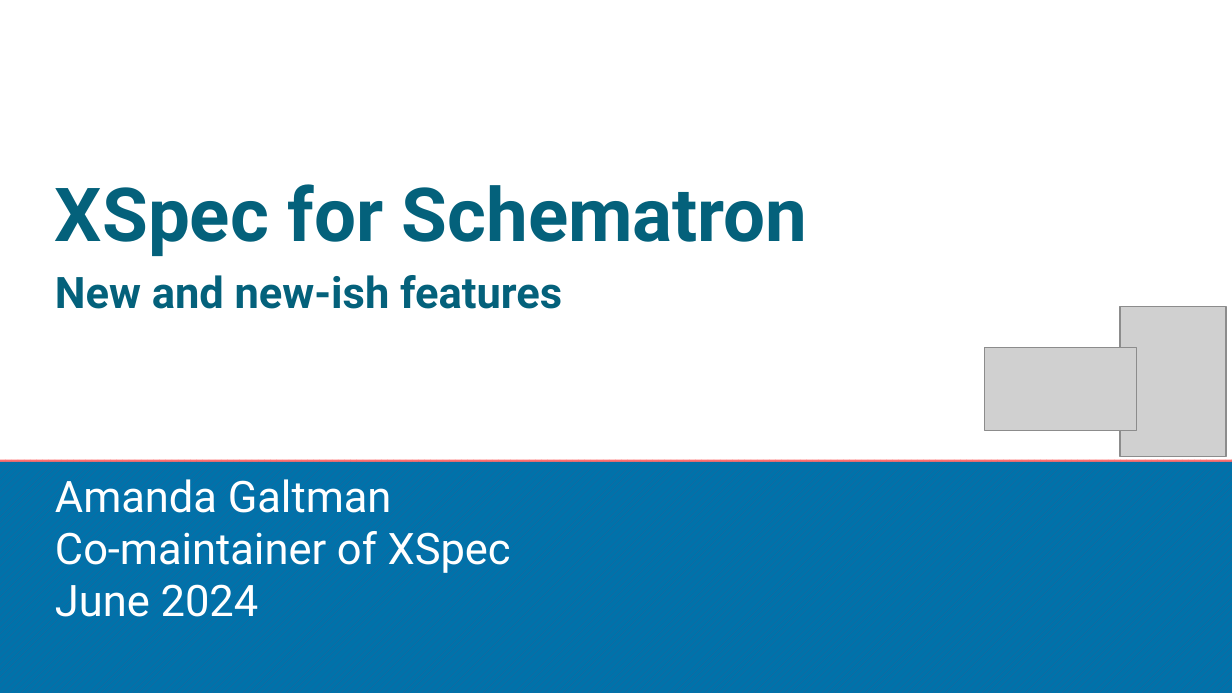
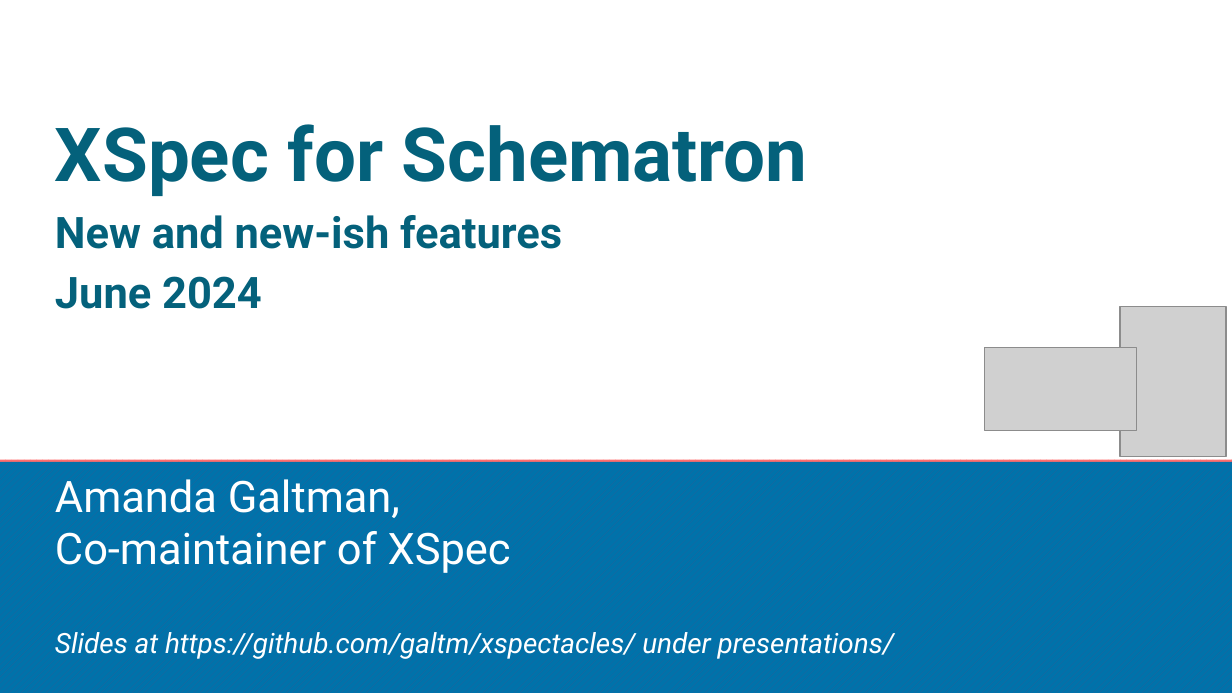
Before and after one commit to galtm/xspectacles, a slide deck: slide 1 of presentations/XMLPrague2024-Schematron-Users-XSpec-Update.odp. Drawn at 1232x693 pixels with LibreOffice and Linux fonts; fonts in the diff are those of the drawing; grey boxes stand for pictures. Boxes give left, top, right and bottom in pixels: in the first picture for what was removed or moved away, otherwise in the second. Text is boxed around its words. In the diff, an @@ line names an element or a change of style, - is before the commit and + after.

```diff
--- a/presentations/XMLPrague2024-Schematron-Users-XSpec-Update.odp
+++ b/presentations/XMLPrague2024-Schematron-Users-XSpec-Update.odp
@@ title at bbox=[55, 124, 808, 309]: text changed @@
-XSpec for Schematron
-New and new-ish features
+XSpec for Schematron
+New and new-ish features
+June 2024
@@ subtitle at bbox=[55, 479, 400, 518]: text changed @@
-Amanda Galtman
+Amanda Galtman,
@@ subtitle at bbox=[55, 632, 894, 659]: text changed; size 28 to 18 pt; italic on @@
-June 2024
+Slides at https://github.com/galtm/xspectacles/ under presentations/
```
Also in this commit, not shown: 3 other slides changed, 1 slide removed.
